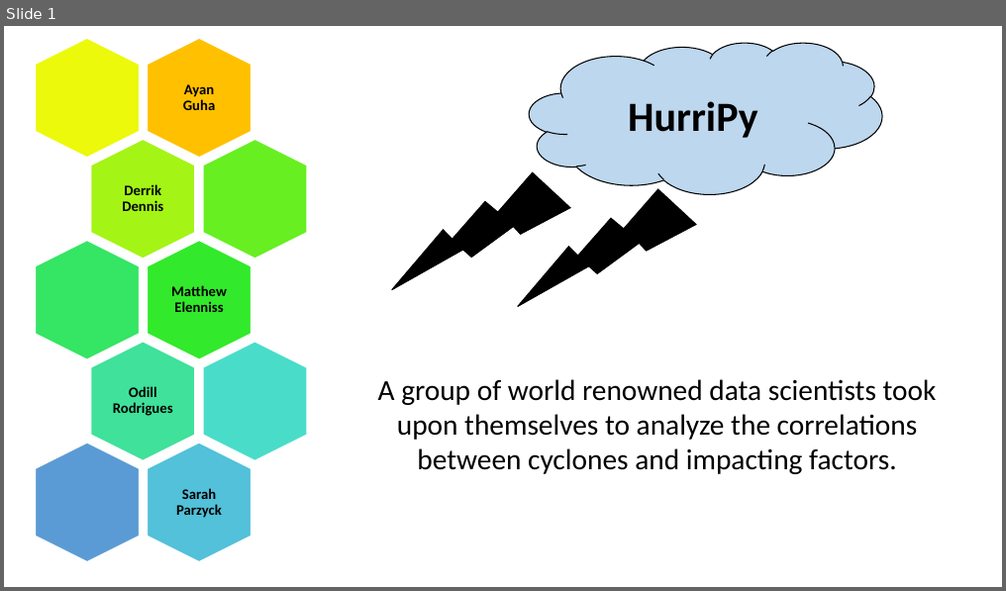
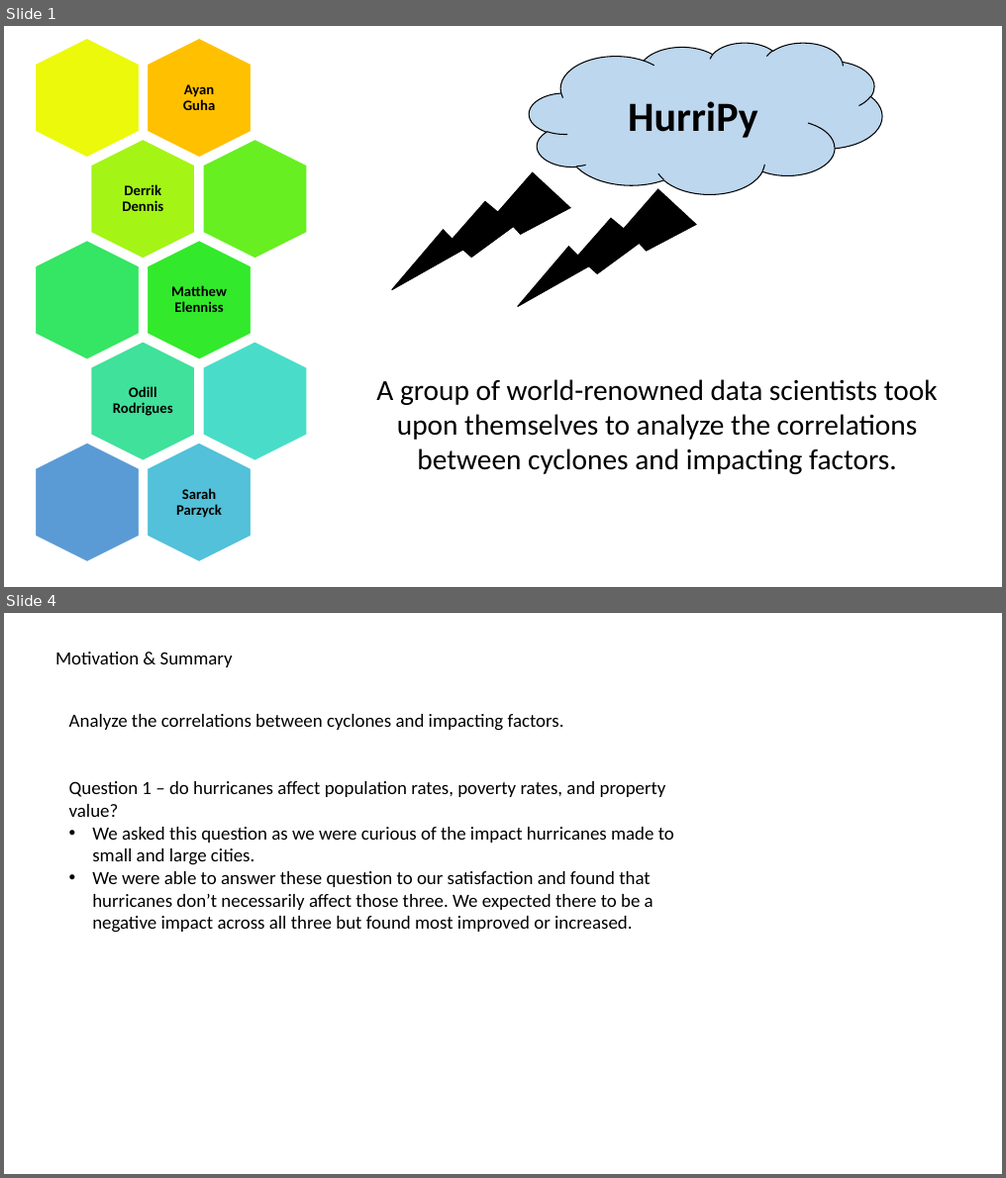
Before and after one commit to TheGreekGoddess/Project_1, a slide deck: HurriPy.pptx. Shown one above the other, each under a label of ours: slide 1 before the commit, slides 1 and 4 after it; the slides between them are not shown. The pictures are 1006x591 and 1006x1178 pixels, drawn with LibreOffice and Linux fonts; fonts in the diff are those of the drawing. Boxes give left, top, right and bottom in pixels: in the first picture for what was removed or moved away, otherwise in the second. Text is boxed around its words. In the diff, an @@ line names an element or a change of style, - is before the commit and + after.

```diff
--- a/HurriPy.pptx
+++ b/HurriPy.pptx
@@ slide 4 added at [4,613,1002,1174], background #FFFFFF @@
@@ text added at [55,652,233,667], 18 pt, text #000000 @@
+Motivation & Summary
@@ text added at [69,714,564,731], 18 pt, text #000000 @@
+Analyze the correlations between cyclones and impacting factors.
@@ text added at [69,781,674,933], 18 pt, text #000000 @@
+Question 1 – do hurricanes affect population rates, poverty rates, and property value?
+• We asked this question as we were curious of the impact hurricanes made to small and large cities.
+• We were able to answer these question to our satisfaction and found that hurricanes don’t necessarily affect those three. We expected there to be a negative impact across all three but found most improved or increased.
@@ slide 1 changed as well @@
@@ text at [376,379,938,474]: text changed @@
-A group of world renowned data scientists took upon themselves to analyze the correlations between cyclones and impacting factors.
+A group of world-renowned data scientists took upon themselves to analyze the correlations between cyclones and impacting factors.
```
Also in this commit, not shown: 2 other slides changed, 6 other slides added.
